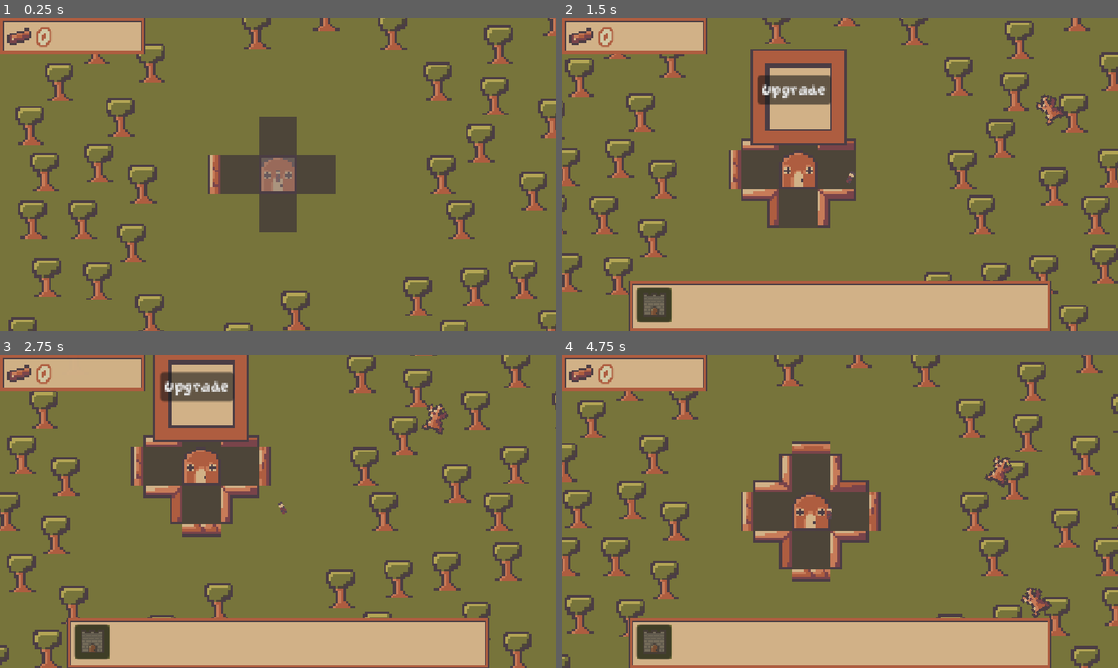
Above: before the commit, frames 1-4 (two rows, left to right).
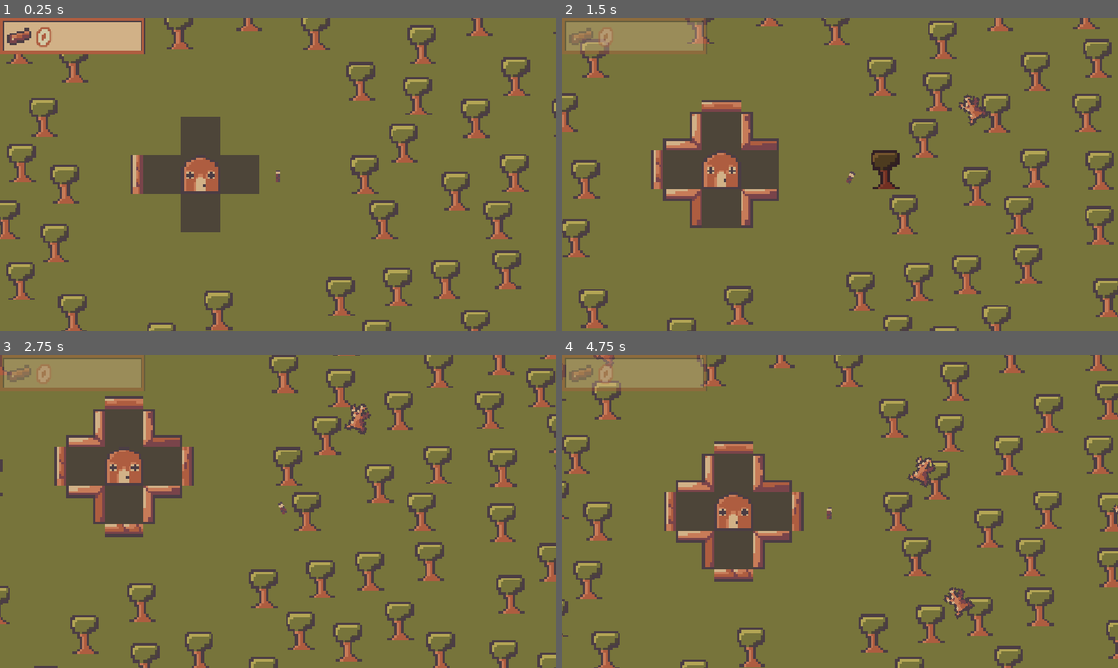
Above: after the commit, the same moments.

Repository: jacksonmist/DeforestStation
Game: Godot game, scene res://Scenes/Root.tscn
The game is run twice, just before and just after one commit, with the same random seed, the same clock (stepped at 60 frames per second) and the same inputs.
Inputs (mouse positions are in pixels of both pictures, inside the frame that each line leads up to):
- Up to frame 1 (0.25 s): no input
- Up to frame 2 (1.5 s): move the mouse to (840, 174) at 0.52 s; press the mouse at (840, 174) at 0.53 s; hold D (Right) 0.53-1.28 s; move the mouse to (728, 190) at 1.27 s; release the mouse at (728, 190) at 1.28 s; hold S (Down) from 1.28 s (still down); click (728, 190) at 1.35 s
- Up to frame 3 (2.75 s): move the mouse to (333, 442) at 2.02 s; release S (Down) at 2.03 s; press the mouse at (333, 442) at 2.03 s; hold D (Right) from 2.03 s (still down)
- Up to frame 4 (4.75 s): move the mouse to (812, 574) at 2.77 s; release D (Right) at 2.78 s; release the mouse at (812, 574) at 2.78 s; hold W (Up) 2.78-3.53 s; click (812, 574) at 2.85 s; move the mouse to (1006, 558) at 3.52 s; press the mouse at (1006, 558) at 3.53 s; hold A (Left) from 3.53 s (still down); move the mouse to (673, 464) at 4.27 s; release the mouse at (673, 464) at 4.28 s; click (673, 464) at 4.35 s

The runs differ from the first frame. In frame 1, 24% of the frame differs, in the area x 0-100%, y 0-100%; in frame 2, 44%; in frame 3, 44%; in frame 4, 41%.

Commit message:
Changed targeting and added damage indicators

Diff:
--- a/Scenes/Root.tscn
+++ b/Scenes/Root.tscn
@@ -157,6 +157,7 @@
 
 [node name="Player" type="Area2D" parent="." unique_id=583931774 node_paths=PackedStringArray("house", "structure_manager")]
 z_index = 1
+position = Vector2(32, 0)
 collision_layer = 66
 collision_mask = 28
 script = ExtResource("13_7f8yv")
--- a/Scripts/entity.gd
+++ b/Scripts/entity.gd
@@ -9,6 +9,7 @@
 @export var atk_range: float = 8.0
 var can_attack: bool = true
 var attack_cooldown: float = 1.0
+var chosen_target
 var timer: Timer
 var is_active: bool = false
 var low_health_factor: float = 0.33
@@ -26,6 +27,10 @@
 var position_tween_y: Tween
 var rotation_tween: Tween
 var x_dir: int = 0
+
+var damaged_tween: Tween
+@export var damaged_color: Color = Color("79444a")
+var damaged_time: float = 0.3
 
 enum allegience {
 	friendly,
@@ -85,17 +90,23 @@
 func attack():
 	if not can_attack:
 		return
-	var chosen
 	for target in imm_targets:
+		if chosen_target and imm_targets.has(chosen_target):
+			break
 		if target.has_method("set_active") and target.is_active:
-			chosen = target
-	if chosen and chosen.has_method("take_damage"):
-		chosen.take_damage(damage)
+			chosen_target = target
+	if chosen_target and chosen_target.has_method("take_damage"):
+		chosen_target.take_damage(damage)
 		can_attack = false
 		timer.start()
 
 func take_damage(amount: float):
 	health -= amount
+	if damaged_tween and damaged_tween.is_running():
+		damaged_tween.kill()
+	damaged_tween = create_tween()
+	damaged_tween.tween_property(self, "modulate", damaged_color, damaged_time / 2)
+	damaged_tween.tween_property(self, "modulate", Color.WHITE, damaged_time / 2)
 	if health / max_health < low_health_factor:
 		is_low_health = true
 	if health <= 0:
--- a/Scripts/tree.gd
+++ b/Scripts/tree.gd
@@ -21,6 +21,10 @@
 
 var respawn_tween: Tween
 
+var damaged_tween: Tween
+@export var damaged_color: Color = Color("79444a")
+var damaged_time: float = 0.3
+
 func _ready() -> void:
 	timer.timeout.connect(respawn)
 	x.visible = false
@@ -39,6 +43,11 @@
 	if not is_active:
 		return
 	health -= amount
+	if damaged_tween and damaged_tween.is_running():
+		damaged_tween.kill()
+	damaged_tween = create_tween()
+	damaged_tween.tween_property(self, "modulate", damaged_color, damaged_time / 2)
+	damaged_tween.tween_property(self, "modulate", Color.WHITE, damaged_time / 2)
 	if health <= 0:
 		cut_down()
 
